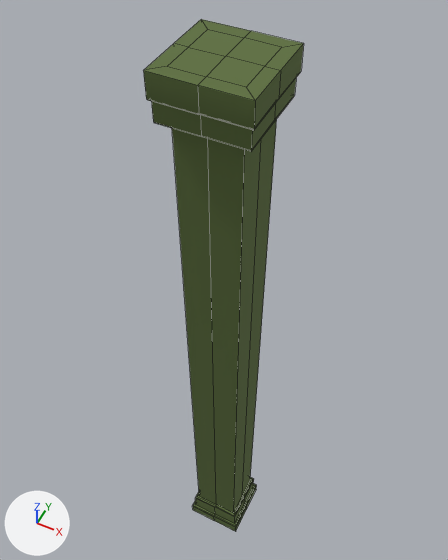
Before and after pictures for a commit that changed the FBX model Assets/BGLR/MInseon/FBX/MSG_BGLR_Pillar.FBX.
The view is the same before and after, from a 50 mm lens placed at (1.77, -3.56, 9.65), pointed at (-0.34, 0.64, 4.4). The lights are fixed; the arrows at lower left show +X, +Y and +Z. Mesh edges are drawn as thin lines. Where no turn or scale is listed for an object, it has been applied to the vertices.
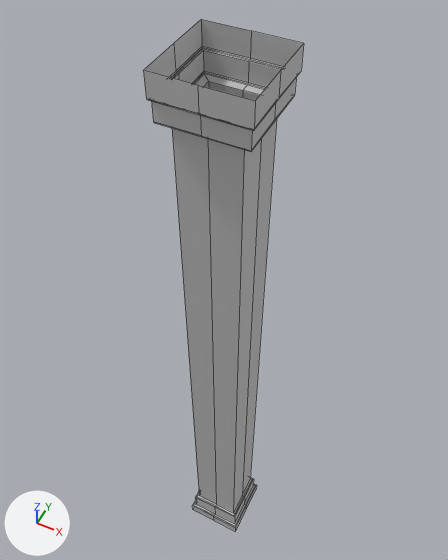
Changed parts and their boxes (x1, y1, x2, y2) in the pictures (448 x 560 px):
part 1 of me_mesh, deleted (green)
    before: (144, 19, 304, 101)
part 2 of me_mesh, recoloured (green to grey)
    both: (143, 44, 304, 532)

Patch to the scene script:
```diff
--- a/Assets/BGLR/MInseon/FBX/MSG_BGLR_Pillar.FBX.py
+++ b/Assets/BGLR/MInseon/FBX/MSG_BGLR_Pillar.FBX.py
@@ mat_01___default @@
+mat_01___default = principled_material('01 - Default')
+mat_01___default.base_color = (0.588, 0.588, 0.588)  # light grey #cacaca
+mat_01___default.roughness = 0.859
@@ me_mesh @@
 # used by ob_box099; location = (0.0, 0.0, 0.0)
-me_mesh.from_pydata(...)  # 170 vertices, 168 faces; spans x -0.41..0.41, y -0.41..0.41, z 0.0..7.5
+me_mesh.from_pydata(...)  # 144 vertices, 136 faces; spans x -0.41..0.41, y -0.41..0.41, z 0.0..7.5
+# me_mesh part 1
+# 9 vertices are removed from x -0.29..0.29, y -0.29..0.29, z 7.5
+# 12 faces are deleted
+# me_mesh part 2: 136 faces spanning x -0.41..0.41, y -0.41..0.41, z 0.0..7.5 switch from mat_02___default (dark green #5c6e3b) to mat_01___default (light grey #cacaca)
```
